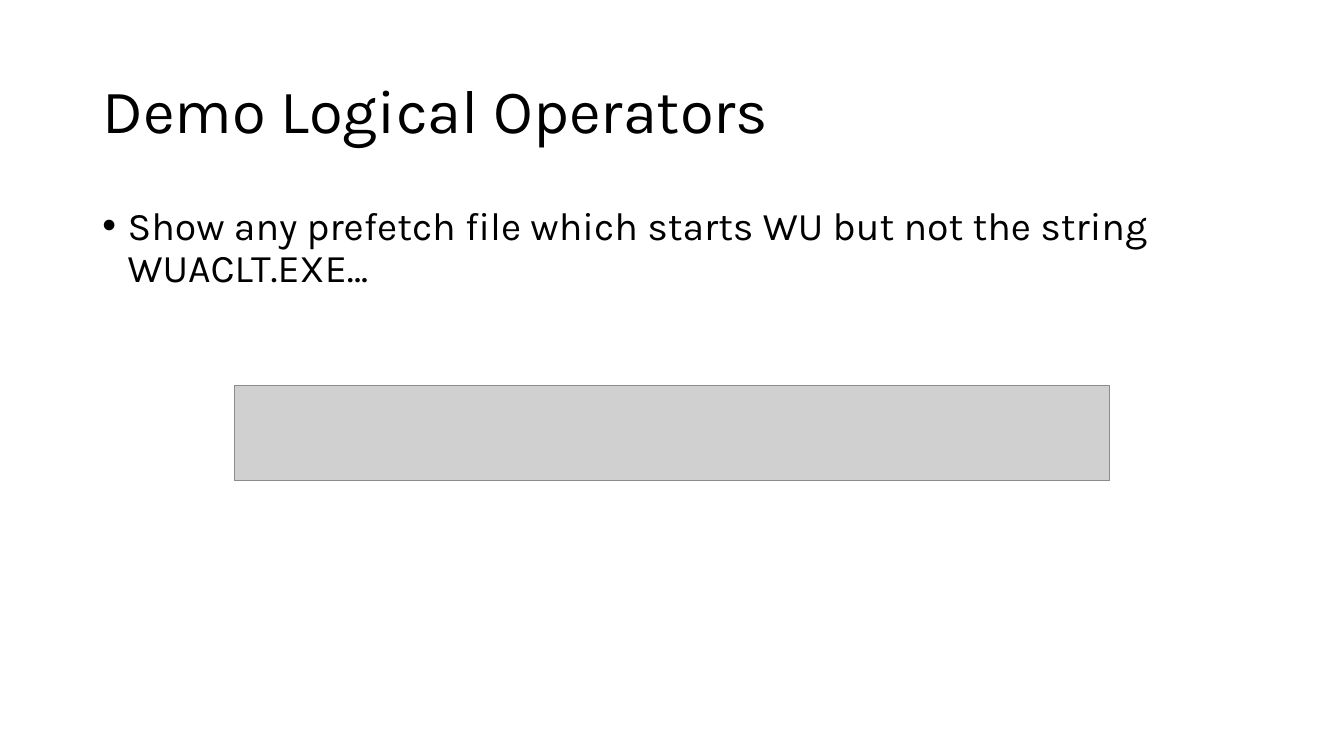
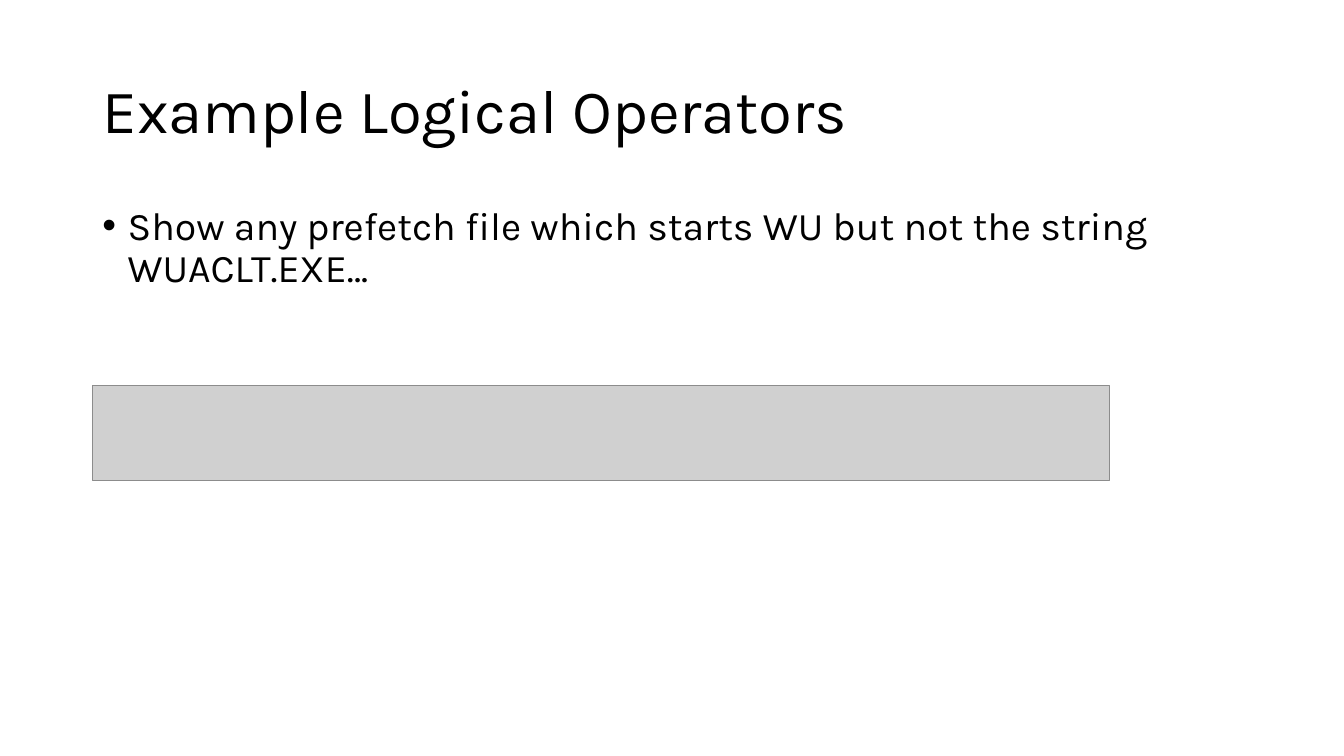
Before and after one commit to G1useppe/65sch00l, a slide deck: slide 9 of host/Splunk/Training Cell - Conversion course - Splunk.pptx (slide 12 before the commit). Drawn at 1344x756 pixels with LibreOffice and Linux fonts; fonts in the diff are those of the drawing; grey boxes stand for pictures. Boxes give left, top, right and bottom in pixels: in the first picture for what was removed or moved away, otherwise in the second. Text is boxed around its words. In the diff, an @@ line names an element or a change of style, - is before the commit and + after.

```diff
--- a/host/Splunk/Training Cell - Conversion course - Splunk.pptx
+++ b/host/Splunk/Training Cell - Conversion course - Splunk.pptx
@@ title at (102,90,847,148): text changed @@
-Demo Logical Operators
+Example Logical Operators
@@ picture: place and size @@
-picture at (235,385,1109,481)
+picture at (93,385,1110,481)
```
Also in this commit, not shown: 8 other slides changed, 9 slides removed, 2 other files.
